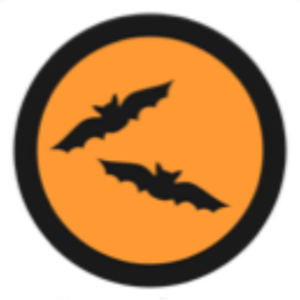
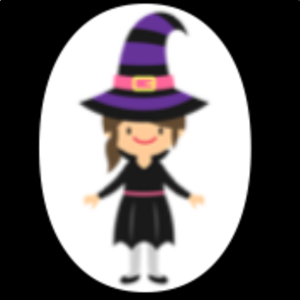
Layers edited between the first and the second w=300, h=300 image:
added layer "o" above "Layer #6" over box(0, 0, 300, 300)
showed "Layer #6", painted on it over box(0, 0, 300, 300)
hid "Layer #2" over box(0, 0, 300, 300)
